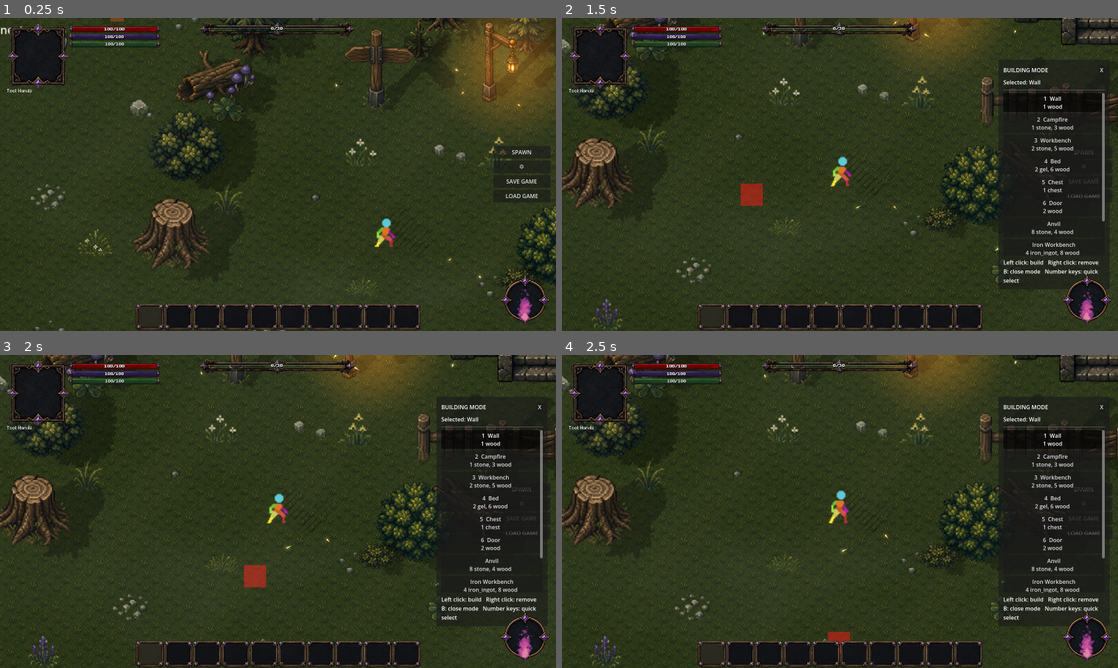
Above: before the commit, frames 1-4 (two rows, left to right).
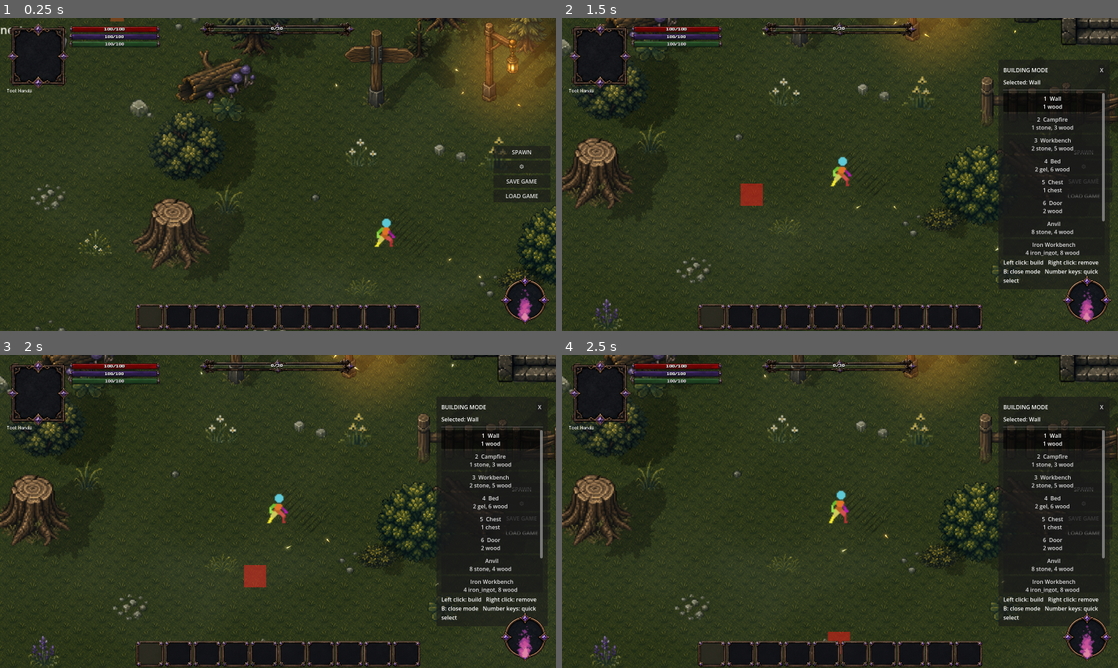
Above: after the commit, the same moments.

Repository: ramonsamagaio/Oathwake-Main
Game: Godot game, scene res://scenes/game/Game.tscn
Same seed, same stepped clock (60 frames per second), same inputs: the game is played once before the commit and once after it. This scene is started directly instead of the project's main scene.
Inputs (mouse positions are in pixels of both pictures, inside the frame that each line leads up to):
- Up to frame 1 (0.25 s): no input
- Up to frame 2 (1.5 s): tap Enter at 0.5 s; move the mouse to (962, 158) at 0.52 s; hold D 0.53-1.25 s; tap B at 0.6 s; click (962, 158) at 0.67 s; tap Space at 0.77 s; drag from (728, 190) to (812, 237) at 1.27 s
- Up to frame 3 (2 s): no input
- Up to frame 4 (2.5 s): click (840, 652) at 2 s

The runs differ from the first frame. In frame 1, 0.2% of the frame differs, in the area x 26-100%, y 0-85%; in frame 2, 0.2%; in frame 3, 0.2%; in frame 4, 0.3%, in the area x 1-80%, y 16-66%.

Commit message:
Replace dropped item contact ellipse with projected silhouette

Diff:
--- a/scripts/items/WorldItemFeedbackSuite.gd
+++ b/scripts/items/WorldItemFeedbackSuite.gd
@@ -4,10 +4,10 @@
 
 @export_category("Dropped Item Shadow")
 @export var drop_shadow_enabled := true
+# Legacy ellipse values remain serialized for scene compatibility, but the runtime
+# now projects the item's actual sprite silhouette through World Shadows.
 @export_range(0.20, 0.80, 0.01) var drop_shadow_width_factor := 0.46
 @export_range(0.15, 0.60, 0.01) var drop_shadow_height_ratio := 0.30
-
-var _drop_shadow_base_scale := Vector2.ONE
 
 
 func _process(delta: float) -> void:
@@ -16,16 +16,7 @@
 	if _shadow == null or collected:
 		return
 	_shadow.visible = drop_shadow_enabled
-	if not drop_shadow_enabled or not hover_enabled:
-		return
-	var wave := sin(_hover_phase)
-	var height_factor := (wave + 1.0) * 0.5
-	_shadow.scale = _drop_shadow_base_scale * Vector2(
-		1.0 - height_factor * 0.10,
-		1.0 - height_factor * 0.06
-	)
-	_shadow.color.a = shadow_opacity * (1.0 - height_factor * 0.14)
-	_shadow.modulate = Color.WHITE
+	_shadow.z_index = 0
 
 
 func _try_collect() -> void:
@@ -43,30 +34,10 @@
 
 
 func _configure_drop_shadow() -> void:
-	if _shadow == null or sprite == null:
+	if sprite == null:
 		return
-	var texture := outline_sprite.texture if outline_sprite != null and outline_sprite.texture != null else sprite.texture
-	if texture == null:
-		_shadow.visible = false
+	_refresh_projected_shadow()
+	if _shadow == null:
 		return
-	var texture_size := texture.get_size()
-	if texture_size.x <= 0.0 or texture_size.y <= 0.0:
-		_shadow.visible = false
-		return
-	var visual_width := maxf(texture_size.x * absf(sprite.scale.x), 1.0)
-	var visual_height := maxf(texture_size.y * absf(sprite.scale.y), 1.0)
-	var target_width := clampf(visual_width * drop_shadow_width_factor, 10.0, 22.0)
-	var target_height := clampf(target_width * drop_shadow_height_ratio, 3.0, 6.2)
-	_drop_shadow_base_scale = Vector2(target_width / 16.0, target_height / 6.0)
-	_shadow.scale = _drop_shadow_base_scale
-	_shadow.position = Vector2(
-		_sprite_base_position.x,
-		_sprite_base_position.y + clampf(visual_height * 0.24, 6.0, 12.0)
-	)
-	_shadow.show_behind_parent = true
-	# The WorldItem root is z=1. Keeping the child at z=0 makes the shadow
-	# render above the map ground while the item sprites remain above it.
+	_shadow.visible = drop_shadow_enabled and not collected
 	_shadow.z_index = 0
-	_shadow.color = Color(0.01, 0.007, 0.014, shadow_opacity)
-	_shadow.modulate = Color.WHITE
-	_shadow.visible = drop_shadow_enabled and not collected
